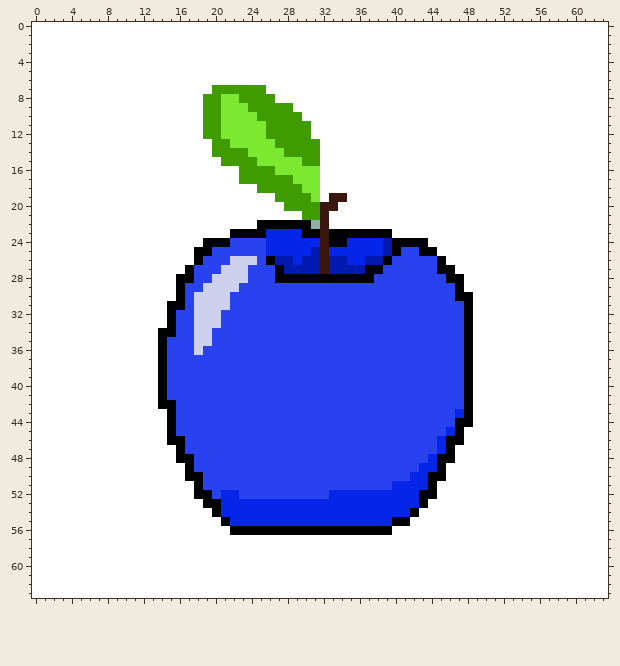
A pixel-art sprite gets an edit: assets/icon/icon.png. The picture above was drawn from the file before the commit.
The file is 64x64 pixels.
The same view after the edit:
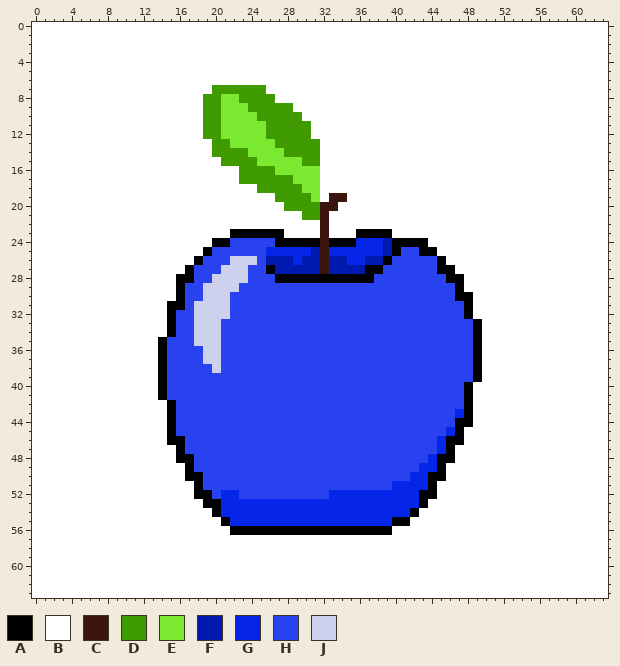
Palette (. is transparent): A #000000  B #ffffff  C #3a160f  D #3f9b00  E #7ce931  F #0019af  G #0525e9  H #2742ee  J #cdd1ee
Change:
@@ x 12..51 @@
 21 BBBBBBBBBBBBBBBBBBDDCBBBBBBBBBBBBBBBBBBB
-22 BBBBBBBBBBBBBAAAAAA.CBBBBBBBBBBBBBBBBBBB
-23 BBBBBBBBBBAAAAGGGGAACAAAAAAABBBBBBBBBBBB
-24 BBBBBBBAAAHHHHGGGGGGCAAGGGGFAAAABBBBBBBB
-25 BBBBBBAAHHHHHHGGGGGFCGGGGGGFAHHAABBBBBBB
-26 BBBBBBAHHHJJJHAFFGFFCFFGGFFAHHHHHABBBBBB
-27 BBBBBAHHHJJJHHHAFFFFCFFFFAAHHHHHHAABBBBB
+22 BBBBBBBBBBBBBBBBBBBBCBBBBBBBBBBBBBBBBBBB
+23 BBBBBBBBBBAAAAAABBBBCBBBAAAABBBBBBBBBBBB
+24 BBBBBBBBAAHHHHHAAAAACAAAGGGFAAAABBBBBBBB
+25 BBBBBBBAHHHHHHGGGGGFCGGGGGGFAHHAABBBBBBB
+26 BBBBBBAHHHJJJHFFFGFFCFFGGFFAHHHHHABBBBBB
+27 BBBBBAHHHJJJHHAFFFFFCFFFFAAHHHHHHAABBBBB
 28 BBBBAAHHJJJJHHHAAAAAAAAAAAHHHHHHHHAABBBB
 29 BBBBAHHJJJJHHHHHHHHHHHHHHHHHHHHHHHHABBBB
-30 BBBBAHJJJJHHHHHHHHHHHHHHHHHHHHHHHHHAABBB
+30 BBBBAHHJJJHHHHHHHHHHHHHHHHHHHHHHHHHAABBB
 31 BBBAAHJJJJHHHHHHHHHHHHHHHHHHHHHHHHHHABBB
-32 BBBAHHJJJHHHHHHHHHHHHHHHHHHHHHHHHHHHABBB
-33 BBBAHHJJJHHHHHHHHHHHHHHHHHHHHHHHHHHHABBB
-34 BBAAHHJJHHHHHHHHHHHHHHHHHHHHHHHHHHHHABBB
-35 BBAHHHJJHHHHHHHHHHHHHHHHHHHHHHHHHHHHABBB
-36 BBAHHHJHHHHHHHHHHHHHHHHHHHHHHHHHHHHHABBB
-37 BBAHHHHHHHHHHHHHHHHHHHHHHHHHHHHHHHHHABBB
-38 BBAHHHHHHHHHHHHHHHHHHHHHHHHHHHHHHHHHABBB
-39 BBAHHHHHHHHHHHHHHHHHHHHHHHHHHHHHHHHHABBB
+32 BBBAHHJJJJHHHHHHHHHHHHHHHHHHHHHHHHHHABBB
+33 BBBAHHJJJHHHHHHHHHHHHHHHHHHHHHHHHHHHHABB
+34 BBBAHHJJJHHHHHHHHHHHHHHHHHHHHHHHHHHHHABB
+35 BBAHHHJJJHHHHHHHHHHHHHHHHHHHHHHHHHHHHABB
+36 BBAHHHHJJHHHHHHHHHHHHHHHHHHHHHHHHHHHHABB
+37 BBAHHHHJJHHHHHHHHHHHHHHHHHHHHHHHHHHHHABB
+38 BBAHHHHHJHHHHHHHHHHHHHHHHHHHHHHHHHHHHABB
+39 BBAHHHHHHHHHHHHHHHHHHHHHHHHHHHHHHHHHHABB
 40 BBAHHHHHHHHHHHHHHHHHHHHHHHHHHHHHHHHHABBB
 41 BBAHHHHHHHHHHHHHHHHHHHHHHHHHHHHHHHHHABBB
-42 BBAAHHHHHHHHHHHHHHHHHHHHHHHHHHHHHHHHABBB
+42 BBBAHHHHHHHHHHHHHHHHHHHHHHHHHHHHHHHHABBB
 43 BBBAHHHHHHHHHHHHHHHHHHHHHHHHHHHHHHHGABBB
Changed places in both pictures, as pixel boxes (x1, y1, x2, y2):
changed: (194, 220, 356, 373)
changed: (464, 319, 482, 382)
changed: (158, 328, 167, 337)
changed: (158, 400, 167, 409)
